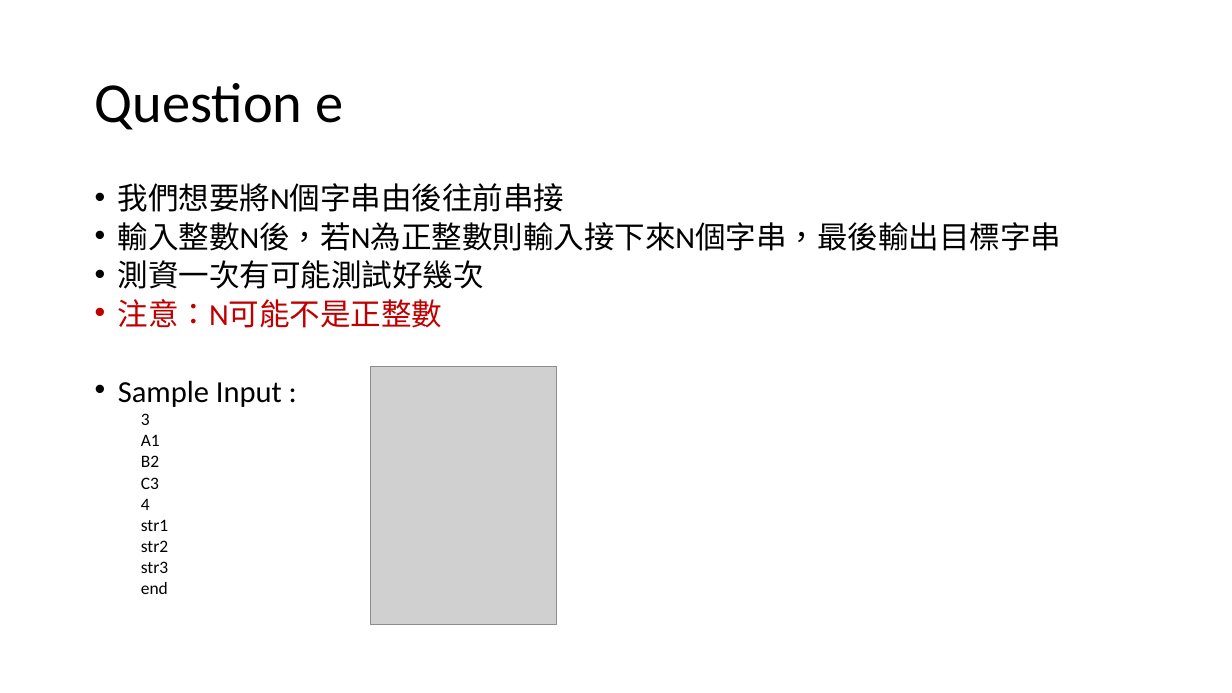
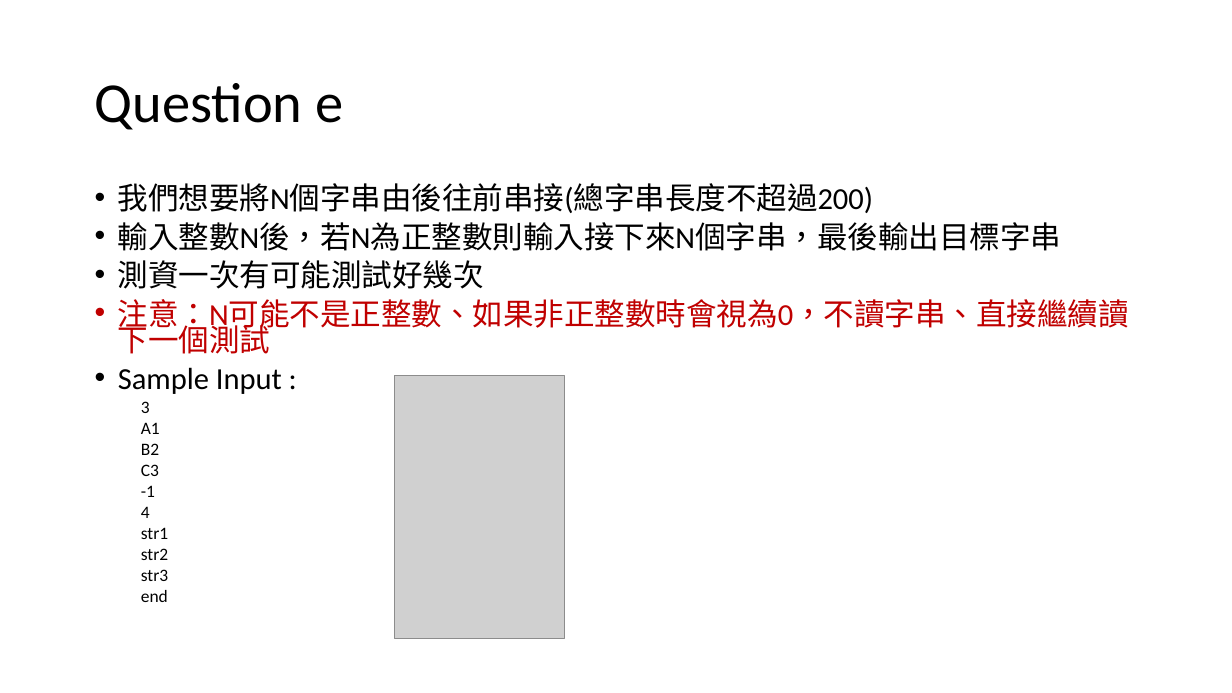
Before and after one commit to TheLurkingCat/Introduction-to-Computers-and-Programming, a slide deck: slide 20 of hw5/hw5.pptx. Drawn at 1232x693 pixels with LibreOffice and Linux fonts; fonts in the diff are those of the drawing; grey boxes stand for pictures. Boxes give left, top, right and bottom in pixels: in the first picture for what was removed or moved away, otherwise in the second. Text is boxed around its words. In the diff, an @@ line names an element or a change of style, - is before the commit and + after.

```diff
--- a/hw5/hw5.pptx
+++ b/hw5/hw5.pptx
@@ text at (x1=118, y1=183, x2=873, y2=213): text changed @@
-• 我們想要將N個字串由後往前串接
+• 我們想要將N個字串由後往前串接(總字串長度不超過200)
@@ text at (x1=118, y1=299, x2=1129, y2=354): text changed @@
-• 注意：N可能不是正整數
+• 注意：N可能不是正整數、如果非正整數時會視為0，不讀字串、直接繼續讀下一個測試
@@ picture resized from (x1=371, y1=367, x2=556, y2=625) to (x1=395, y1=375, x2=565, y2=639) @@
@@ text at (x1=141, y1=485, x2=155, y2=497): paragraph added @@
+  -1
```
Also in this commit, not shown: 2 other slides changed, 14 slides added, 3 other files.
